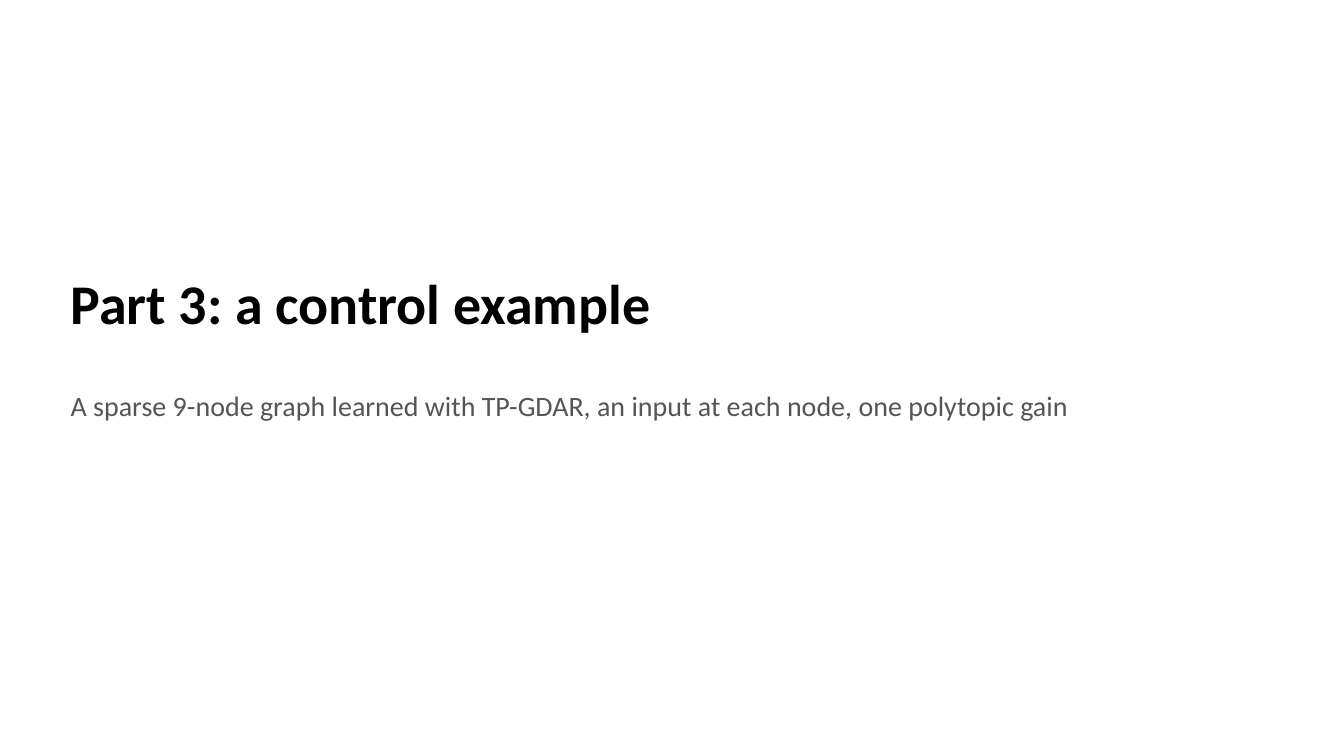
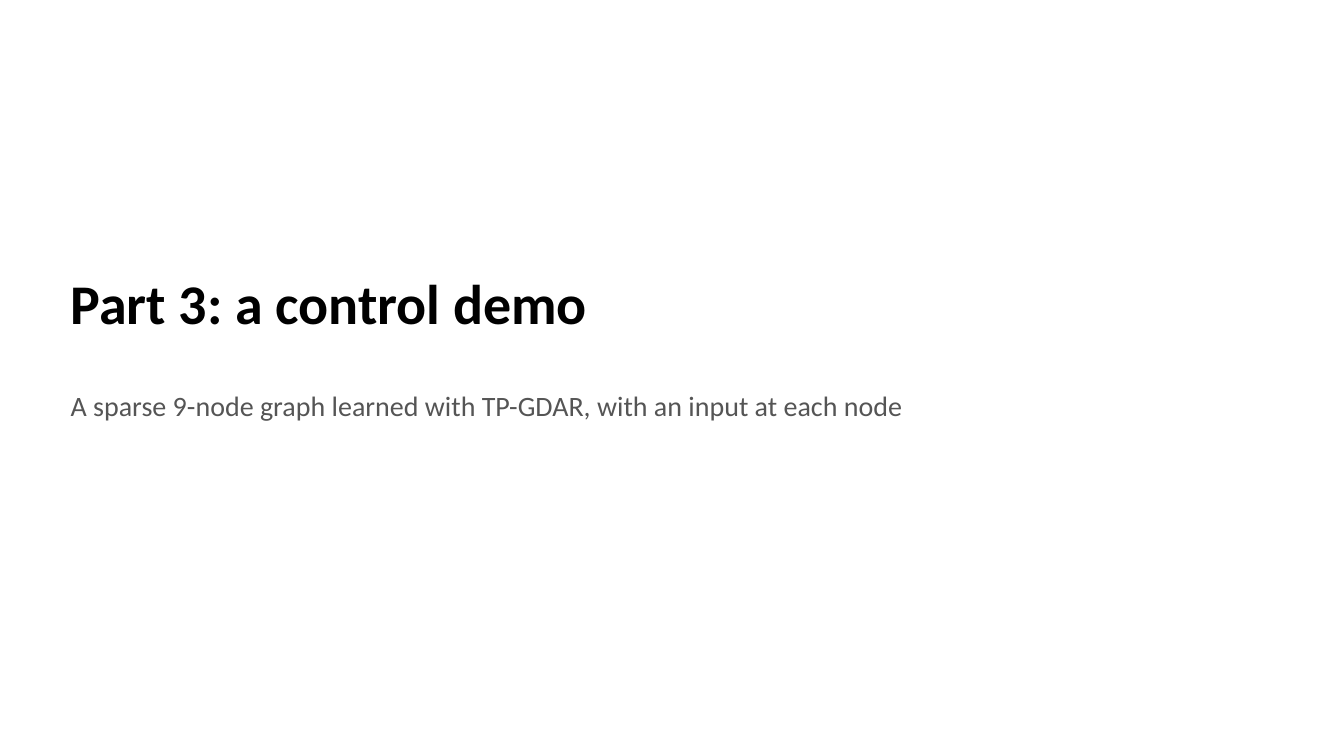
Before and after one commit to smartadi/tpgdar, a slide deck: slide 24 of GDAR-TP_MPC_and_TP-GDAR.pptx (slide 25 before the commit). Drawn at 1344x756 pixels with LibreOffice and Linux fonts; fonts in the diff are those of the drawing. Boxes give left, top, right and bottom in pixels: in the first picture for what was removed or moved away, otherwise in the second. Text is boxed around its words. In the diff, an @@ line names an element or a change of style, - is before the commit and + after.

```diff
--- a/GDAR-TP_MPC_and_TP-GDAR.pptx
+++ b/GDAR-TP_MPC_and_TP-GDAR.pptx
@@ title at <box>71,284,587,325</box>: text changed @@
-Part 3: a control example
+Part 3: a control demo
@@ subtitle at <box>71,396,902,421</box>: text changed @@
-A sparse 9-node graph learned with TP-GDAR, an input at each node, one polytopic gain
+A sparse 9-node graph learned with TP-GDAR, with an input at each node
```
Also in this commit, not shown: 11 other slides changed, 18 slides added, 18 slides removed, 10 other files.
